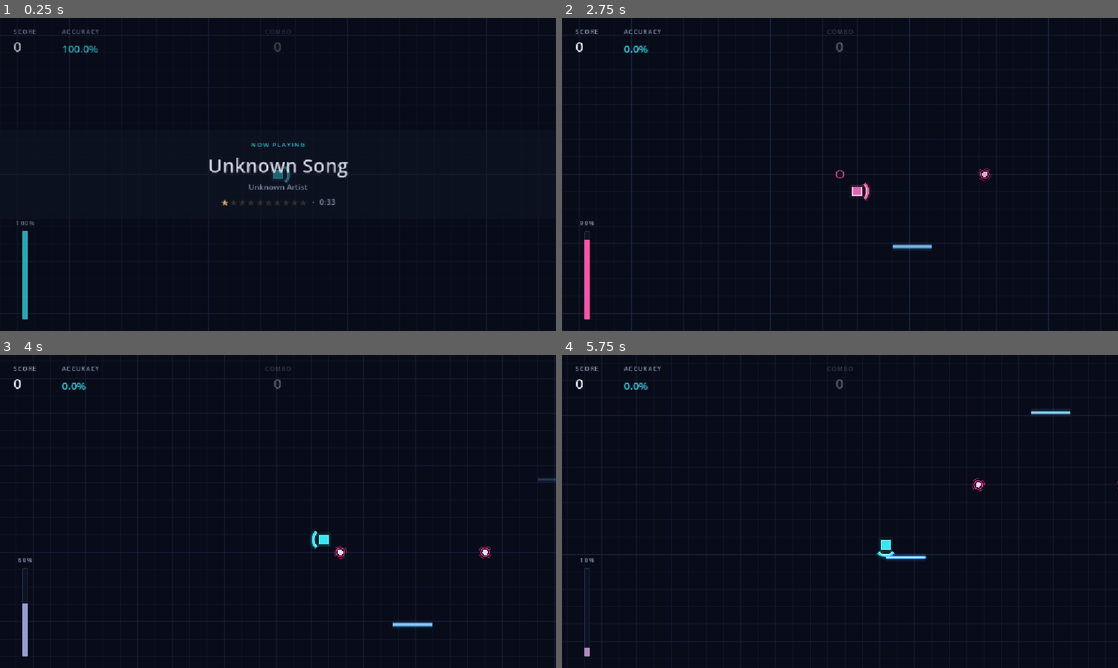
Above: before the commit, frames 1-4 (two rows, left to right).
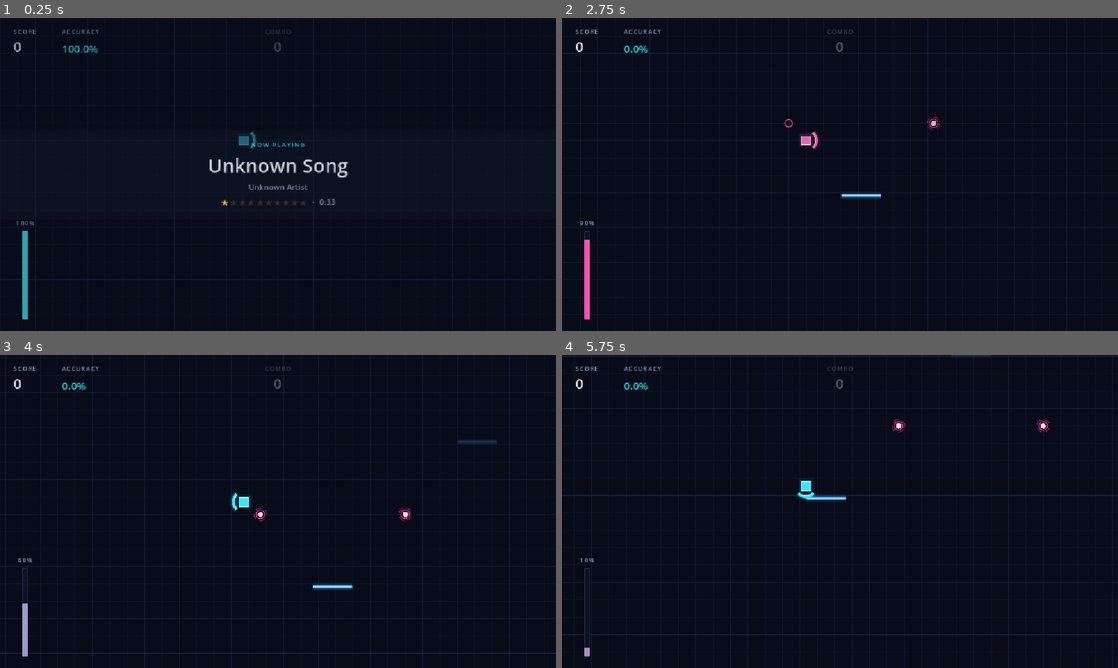
Above: after the commit, the same moments.

Repository: ftambler/godot-rythm-game
Game: Godot game, scene res://scenes/game/Game.tscn
The game is run twice, just before and just after one commit, with the same random seed, the same clock (stepped at 60 frames per second) and the same inputs. This scene is started directly instead of the project's main scene.
Inputs (mouse positions are in pixels of both pictures, inside the frame that each line leads up to):
- Up to frame 1 (0.25 s): no input
- Up to frame 2 (2.75 s): tap Enter (ui_accept) at 0.5, 0.77, 1.25, 2 s; move the mouse to (962, 158) at 0.52 s; hold Right (shield_right) 0.53-1.25 s; hold Space (hit_orb) 0.53-1.25 s; click (962, 158) at 0.67 s; drag from (728, 190) to (840, 174) at 1.27 s; move the mouse to (895, 105) at 2.02 s; hold Right (shield_right) from 2.03 s (still down); hold Space (hit_orb) from 2.03 s (still down)
- Up to frame 3 (4 s): release Right (shield_right) at 2.75 s; release Space (hit_orb) at 2.75 s; drag from (250, 574) to (422, 511) at 2.77 s; move the mouse to (444, 558) at 3.52 s; hold Left (shield_left) from 3.53 s (still down); hold Space (hit_orb) from 3.53 s (still down); tap Enter (ui_accept) at 3.77 s
- Up to frame 4 (5.75 s): release Left (shield_left) at 4.25 s; release Space (hit_orb) at 4.25 s; drag from (673, 464) to (995, 505) at 4.27 s; move the mouse to (867, 511) at 5.02 s; hold Down (shield_down) from 5.03 s (still down); hold Space (hit_orb) from 5.03 s (still down); click (867, 511) at 5.17 s

The runs differ from the first frame. In frame 1, 0.2% of the frame differs, in the area x 43-53%, y 36-53%; in frame 2, 2.3%; in frame 3, 1.5%; in frame 4, 2.6%, in the area x 0-100%, y 0-100%.

Commit message:
Inverted camera follow w/ deadzone

Diff:
--- a/scenes/game/Player.tscn
+++ b/scenes/game/Player.tscn
@@ -4,6 +4,7 @@
 [ext_resource type="Script" uid="uid://cuh2ir2kywq4h" path="res://scripts/player/PlayerShield.gd" id="2_6vqvp"]
 [ext_resource type="Script" path="res://scripts/visual/PlayerVisual.gd" id="3_pvis"]
 [ext_resource type="Script" path="res://scripts/visual/ShieldVisual.gd" id="4_svis"]
+[ext_resource type="Script" path="res://scripts/player/PlayerCamera.gd" id="5_pcam"]
 
 [sub_resource type="CircleShape2D" id="CircleShape2D_v8gbi"]
 
@@ -40,10 +41,5 @@
 shape = SubResource("RectangleShape2D_mf4yy")
 
 [node name="Camera2D" type="Camera2D" parent="." unique_id=1578041023]
-position_smoothing_enabled = true
-drag_horizontal_enabled = true
-drag_vertical_enabled = true
-drag_left_margin = 0.1
-drag_top_margin = 0.1
-drag_right_margin = 0.1
-drag_bottom_margin = 0.1
+process_callback = 0
+script = ExtResource("5_pcam")
--- a/scripts/Game.gd
+++ b/scripts/Game.gd
@@ -40,6 +40,9 @@
 	player.position = level.player_position
 	player.movement_direction = PlayerDirection.from_vector(level.player_direction)
 	player.speed_type = level.player_speed
+	# Start the camera already leading, and stop interpolation from sliding in from the old position.
+	player.camera.snap()
+	player.reset_physics_interpolation()
 	# Cut the menu loop so the level song starts on time once the intro ends.
 	MusicController.stop_music(0.0)
 	get_tree().paused = true
--- a/scripts/player/Player.gd
+++ b/scripts/player/Player.gd
@@ -4,6 +4,7 @@
 @onready var shield: PlayerShield = $Shield
 @onready var collision_shape: CollisionShape2D = $CollisionShape2D
 @onready var orb_detector: Area2D = $OrbDetector
+@onready var camera: PlayerCamera = $Camera2D
 
 @export var speed_type: PlayerSpeed.Type = PlayerSpeed.Type.SPEED_2
 
--- /dev/null
+++ b/scripts/player/PlayerCamera.gd
@@ -0,0 +1,25 @@
+class_name PlayerCamera
+extends Camera2D
+
+## Leads the player in its movement direction so more of the upcoming level is on screen.
+## Runs on the physics tick so physics interpolation keeps it smooth at any refresh rate.
+
+## How far ahead of the player the camera sits, in pixels.
+@export var lead_distance := 100.0
+## How quickly the camera swings to the new lead after a bounce. Higher is snappier.
+@export var lead_sharpness := 3.0
+
+@onready var player: Player = owner
+
+
+func _physics_process(delta: float) -> void:
+	position = position.lerp(_target(), 1.0 - exp(-lead_sharpness * delta))
+
+
+## Jumps straight to the lead position, for when the player is placed at a level start.
+func snap() -> void:
+	position = _target()
+
+
+func _target() -> Vector2:
+	return PlayerDirection.to_vector(player.movement_direction) * lead_distance
